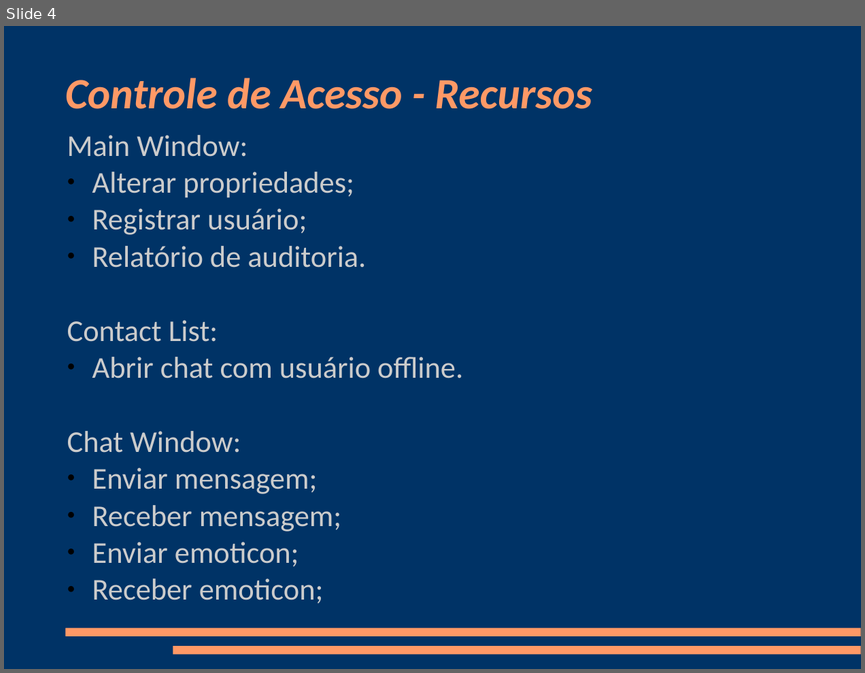
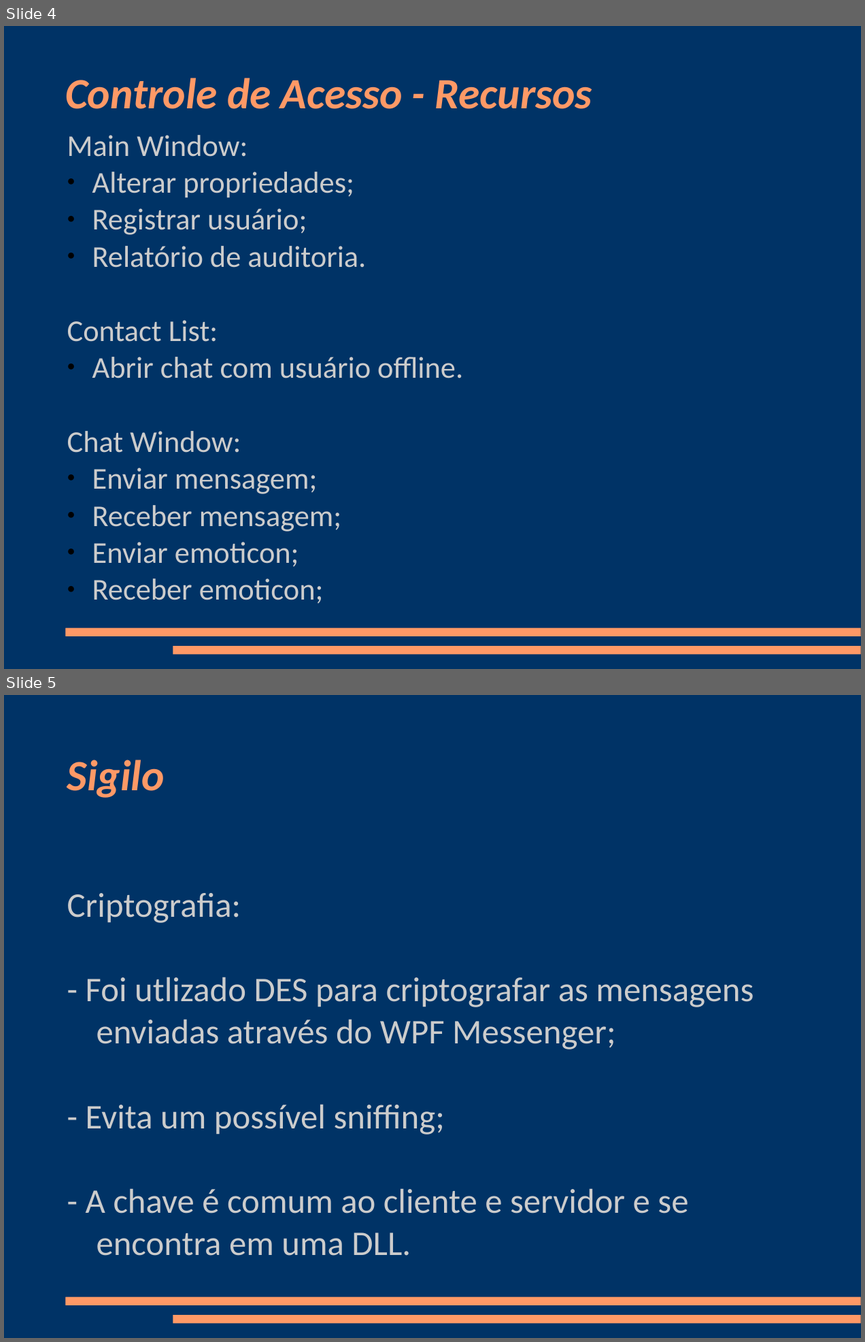
Before and after one commit to aleciogomes/wpfmessengerseg, a slide deck: Apresentação.ppt. Shown one above the other, each under a label of ours: slide 4 before the commit, slides 4 and 5 after it. The pictures are 865x673 and 865x1342 pixels, drawn with LibreOffice and Linux fonts; fonts in the diff are those of the drawing. Boxes give left, top, right and bottom in pixels: in the first picture for what was removed or moved away, otherwise in the second. Text is boxed around its words. In the diff, an @@ line names an element or a change of style, - is before the commit and + after.

```diff
--- a/Apresentação.ppt
+++ b/Apresentação.ppt
@@ slide 5 added at bbox=[4, 695, 861, 1338], background #003366; not listed: 2 template elements that a slide beside it also shows @@
@@ title added at bbox=[67, 760, 164, 798], 40 pt, text #FF9966, bold, italic @@
+Sigilo
@@ subtitle added at bbox=[67, 893, 753, 1255], 32 pt, text #CCCCCC @@
+Criptografia:
+- Foi utlizado DES para criptografar as mensagens enviadas através do WPF Messenger;
+- Evita um possível sniffing;
+- A chave é comum ao cliente e servidor e se encontra em uma DLL.
```
